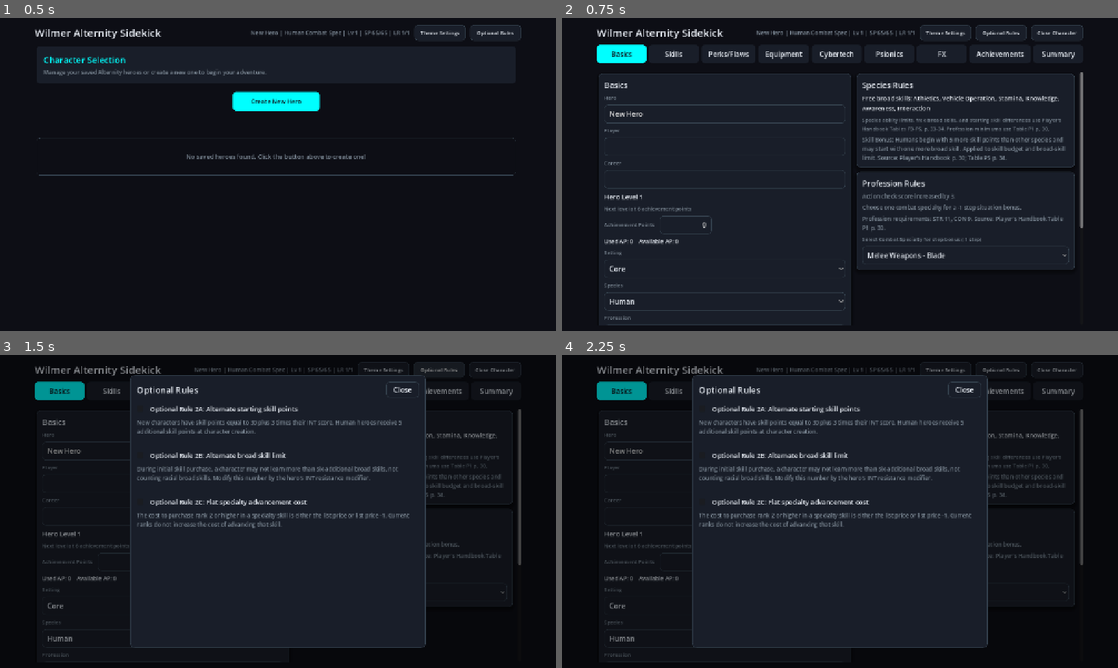
Above: before the commit, frames 1-4 (two rows, left to right).
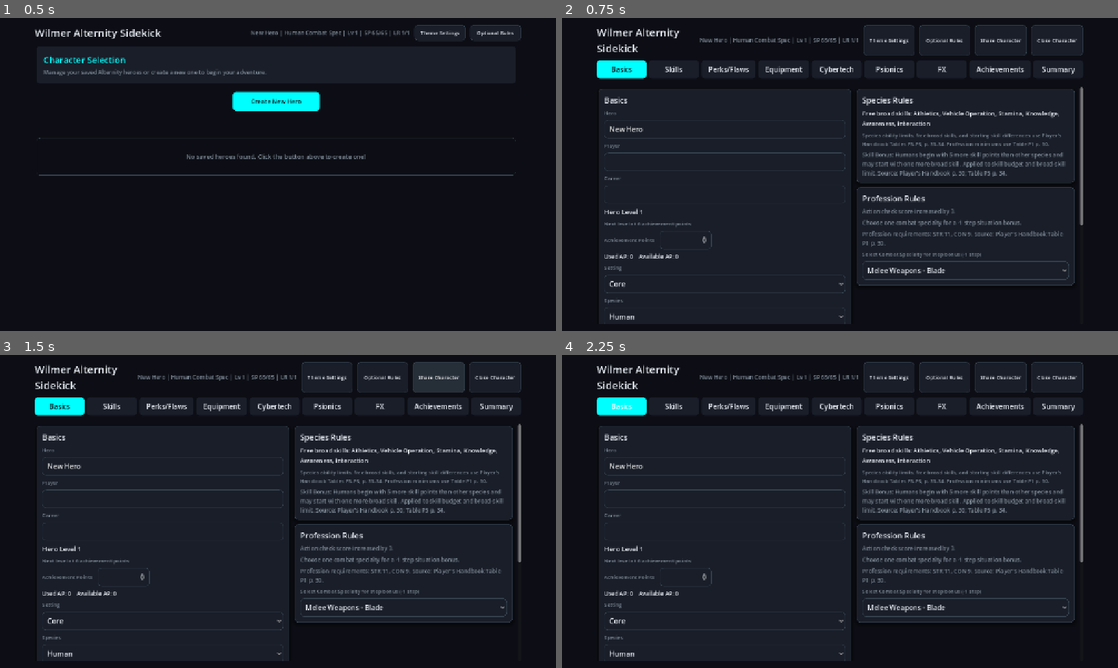
Above: after the commit, the same moments.

Repository: rigoparis/wilmer-alternity-sidekick
Game: Godot game, scene res://main.tscn
Two runs of this game, one before a commit and one after it. Both use one fixed random seed, a clock stepped at 60 frames per second and the inputs below.
Inputs (mouse positions are in pixels of both pictures, inside the frame that each line leads up to):
- Up to frame 1 (0.5 s): no input
- Up to frame 2 (0.75 s): click "Create New Hero" at 0.5 s
- Up to frame 3 (1.5 s): click (439, 376) at 1.25 s, where only the run after the commit has a clickable "Share Character"
- Up to frame 4 (2.25 s): click "Basics" at 2 s

Frame 1 is identical in both runs. In frame 2, 13% of the frame differs, in the area x 6-94%, y 2-99%; in frame 3, 15%, in the area x 6-94%, y 2-98%; in frame 4, 15%.

Commit message:
Implement unlimited perks/flaws, GM-given toggles, separator fixes, legibility fixes, and native character JSON sharing

Diff:
--- a/scripts/alternity_rules.gd
+++ b/scripts/alternity_rules.gd
@@ -1022,14 +1022,16 @@
 func perk_points_used(character: Dictionary) -> int:
 	var total := 0
 	for perk in _selected_character_options(character, "selected_perks", PERK_DEFINITIONS, "cost"):
-		total += _as_int(perk.get("cost", 0))
+		if not perk.get("gm_given", false):
+			total += _as_int(perk.get("cost", 0))
 	return total
 
 
 func flaw_skill_points_bonus(character: Dictionary) -> int:
 	var total := 0
 	for flaw in selected_flaws(character):
-		total += _as_int(flaw.get("bonus", 0))
+		if not flaw.get("gm_given", false):
+			total += _as_int(flaw.get("bonus", 0))
 	return total
 
 
@@ -1039,6 +1041,46 @@
 
 func selected_flaw_count(character: Dictionary) -> int:
 	return selected_flaws(character).size()
+
+
+func non_gm_perk_count(character: Dictionary) -> int:
+	var count := 0
+	for perk in selected_perks(character):
+		if not perk.get("granted_by_achievement", false) and not perk.get("gm_given", false):
+			count += 1
+	return count
+
+
+func non_gm_flaw_count(character: Dictionary) -> int:
+	var count := 0
+	for flaw in selected_flaws(character):
+		if not flaw.get("gm_given", false):
+			count += 1
+	return count
+
+
+func set_perk_gm_given(character: Dictionary, perk_id: String, gm_given: bool) -> void:
+	_set_character_option_gm_given(character, "selected_perks", perk_id, gm_given)
+
+
+func set_flaw_gm_given(character: Dictionary, flaw_id: String, gm_given: bool) -> void:
+	_set_character_option_gm_given(character, "selected_flaws", flaw_id, gm_given)
+
+
+func _set_character_option_gm_given(character: Dictionary, selected_key: String, option_id: String, gm_given: bool) -> void:
+	var selected: Dictionary = character.get(selected_key, {})
+	if not selected.has(option_id):
+		return
+	var raw_val = selected[option_id]
+	var value := _selected_character_option_entry_value(raw_val)
+	if gm_given:
+		selected[option_id] = {
+			"value": value,
+			"gm_given": true
+		}
+	else:
+		selected[option_id] = value
+	character[selected_key] = selected
 
 
 func skill_purchase_points_used(character: Dictionary) -> int:
@@ -1216,11 +1258,13 @@
 
 
 func _validate_perks_and_flaws(character: Dictionary, messages: Array) -> void:
-	if selected_perk_count(character) > 3:
-		messages.append("A starting hero can have no more than three perks. Source: Player's Handbook p. 103.")
-
-	if selected_flaw_count(character) > 3:
-		messages.append("A starting hero can have no more than three flaws. Source: Player's Handbook p. 107.")
+	var perks_limit_count := non_gm_perk_count(character)
+	if perks_limit_count > 3:
+		messages.append("A starting hero can have no more than three standard perks (excluding GM-given). Current: %d. Source: Player's Handbook p. 103." % perks_limit_count)
+
+	var flaws_limit_count := non_gm_flaw_count(character)
+	if flaws_limit_count > 3:
+		messages.append("A starting hero can have no more than three standard flaws (excluding GM-given). Current: %d. Source: Player's Handbook p. 107." % flaws_limit_count)
 
 
 func _validate_achievements(character: Dictionary, messages: Array) -> void:
@@ -1586,10 +1630,19 @@
 		if definition.is_empty():
 			continue
 
-		var value := _selected_character_option_entry_value(selected[key])
+		var raw_val = selected[key]
+		var value := _selected_character_option_entry_value(raw_val)
 		if not _character_option_value_allowed(definition, value_options_key, value):
 			continue
-		normalized[option_id] = value
+		if typeof(raw_val) == TYPE_DICTIONARY:
+			var entry: Dictionary = raw_val
+			var norm_entry := {}
+			norm_entry["value"] = value
+			if entry.get("gm_given", false):
+				norm_entry["gm_given"] = true
+			normalized[option_id] = norm_entry
+		else:
+			normalized[option_id] = value
 	character[selected_key] = normalized
 
 
@@ -1615,7 +1668,13 @@
 	if definition.is_empty() or value <= 0 or not _character_option_value_allowed(definition, value_options_key, value):
 		selected.erase(option_id)
 	else:
-		selected[option_id] = value
+		var existing = selected.get(option_id)
+		if typeof(existing) == TYPE_DICTIONARY:
+			var new_entry = existing.duplicate()
+			new_entry["value"] = value
+			selected[option_id] = new_entry
+		else:
+			selected[option_id] = value
 	character[selected_key] = selected
 
 
@@ -1631,7 +1690,12 @@
 			continue
 
 		var row := definition.duplicate(true)
-		row[value_key] = _as_int(selected.get(option_id, 0))
+		var raw_val = selected.get(option_id)
+		row[value_key] = _selected_character_option_entry_value(raw_val)
+		if typeof(raw_val) == TYPE_DICTIONARY:
+			row["gm_given"] = bool(raw_val.get("gm_given", false))
+		else:
+			row["gm_given"] = false
 		rows.append(row)
 	return rows
 
--- a/scripts/main.gd
+++ b/scripts/main.gd
@@ -15,6 +15,7 @@
 var active_character_file := ""
 var deleting_files: Dictionary = {}
 var close_char_button: Button
+var share_char_button: Button
 var background_rect: ColorRect
 
 
@@ -203,6 +204,13 @@
 	optional_rules_button.pressed.connect(_show_optional_rules)
 	header.add_child(optional_rules_button)
 
+	share_char_button = Button.new()
+	share_char_button.text = "Share Character"
+	share_char_button.custom_minimum_size = Vector2(120, 36)
+	share_char_button.add_theme_font_size_override("font_size", 12)
+	share_char_button.pressed.connect(_share_character)
+	header.add_child(share_char_button)
+
 	close_char_button = Button.new()
 	close_char_button.text = "Close Character"
 	close_char_button.custom_minimum_size = Vector2(120, 36)
@@ -337,13 +345,16 @@
 	if theme_btn != null:
 		theme_btn.size_flags_horizontal = Control.SIZE_EXPAND_FILL if compact else Control.SIZE_SHRINK_END
 		theme_btn.custom_minimum_size = Vector2(0 if compact else 118, 38 if compact else 36)
+	if share_char_button != null:
+		share_char_button.size_flags_horizontal = Control.SIZE_EXPAND_FILL if compact else Control.SIZE_SHRINK_END
+		share_char_button.custom_minimum_size = Vector2(0 if compact else 120, 38 if compact else 36)
 	if close_char_button != null:
 		close_char_button.size_flags_horizontal = Control.SIZE_EXPAND_FILL if compact else Control.SIZE_SHRINK_END
 		close_char_button.custom_minimum_size = Vector2(0 if compact else 120, 38 if compact else 36)
 
 
 func _reparent_header_children() -> void:
-	for node in [title_label, status_label, theme_btn, optional_rules_button, close_char_button]:
+	for node in [title_label, status_label, theme_btn, optional_rules_button, share_char_button, close_char_button]:
 		if node != null:
 			if node.get_parent() != null:
 				node.get_parent().remove_child(node)
@@ -1165,6 +1176,8 @@
 		_clear_tab_cache()
 		if tabs != null and tabs.get_parent() != null:
 			tabs.get_parent().visible = false
+		if share_char_button != null:
+			share_char_button.visible = false
 		if close_char_button != null:
 			close_char_button.visible = false
 		_set_sticky_skills_layout(false)
@@ -1184,6 +1197,8 @@
 	# State 2: Character Sheet Editor (active character loaded)
 	if tabs != null and tabs.get_parent() != null:
 		tabs.get_parent().visible = true
+	if share_char_button != null:
+		share_char_button.visible = true
 	if close_char_button != null:
 		close_char_button.visible = true
 
@@ -1788,6 +1803,8 @@
 	_add_text(title_box, String(perk.get("name", "Perk")), 15, color_text)
 	if bool(perk.get("granted_by_achievement", false)):
 		_add_text(title_box, "Granted by achievement", 12, color_accent)
+	elif bool(perk.get("gm_given", false)):
+		_add_text(title_box, "0 SP (Given by GM)", 12, color_accent)
 	else:
 		_add_text(title_box, "%d SP" % rules._as_int(perk.get("cost", 0)), 12, color_muted)
 
@@ -1801,6 +1818,16 @@
 		)
 		top_row.add_child(remove)
 
+	if not bool(perk.get("granted_by_achievement", false)):
+		var gm_checkbox := CheckBox.new()
+		gm_checkbox.text = "Given by GM"
+		gm_checkbox.button_pressed = bool(perk.get("gm_given", false))
+		gm_checkbox.toggled.connect(func(pressed):
+			rules.set_perk_gm_given(character, String(perk.get("id", "")), pressed)
+			_render()
+		)
+		row_box.add_child(gm_checkbox)
+
 	_add_text(row_box, String(perk.get("summary", "")), 13, color_text)
 	_add_text(row_box, "Source: %s" % String(perk.get("source", "")), 11, color_muted)
 
@@ -1827,7 +1854,10 @@
 	top_row.add_child(title_box)
 
 	_add_text(title_box, String(flaw.get("name", "Flaw")), 15, color_text)
-	_add_text(title_box, "+%d SP" % rules._as_int(flaw.get("bonus", 0)), 12, color_muted)
+	if bool(flaw.get("gm_given", false)):
+		_add_text(title_box, "+0 SP (Given by GM)", 12, color_accent)
+	else:
+		_add_text(title_box, "+%d SP" % rules._as_int(flaw.get("bonus", 0)), 12, color_muted)
 
 	var remove := Button.new()
 	remove.text = "Remove"
@@ -1837,6 +1867,15 @@
 		_render()
 	)
 	top_row.add_child(remove)
+
+	var gm_checkbox := CheckBox.new()
+	gm_checkbox.text = "Given by GM"
+	gm_checkbox.button_pressed = bool(flaw.get("gm_given", false))
+	gm_checkbox.toggled.connect(func(pressed):
+		rules.set_flaw_gm_given(character, String(flaw.get("id", "")), pressed)
+		_render()
+	)
+	row_box.add_child(gm_checkbox)
 
 	_add_text(row_box, String(flaw.get("summary", "")), 13, color_text)
 	_add_text(row_box, "Source: %s" % String(flaw.get("source", "")), 11, color_muted)
@@ -1911,6 +1950,8 @@
 
 func _add_perk_catalog_rows(parent: VBoxContainer, filter: String) -> int:
 	var shown := 0
+	var non_gm_count := rules.non_gm_perk_count(character)
+	var over_limit := non_gm_count >= 3
 	for perk in AlternityRules.PERK_DEFINITIONS:
 		var option: Dictionary = perk
 		if not _character_option_matches_filter(option, filter):
@@ -1921,10 +1962,7 @@
 			_add_granted_perk_row(parent, option)
 			continue
 		var selected_value := rules.perk_cost_selected(character, perk_id)
-		var can_select_new := selected_value > 0 or rules.selected_perk_count(character) < 3
 		var change_perk := func(value):
-			if value > 0 and selected_value <= 0 and rules.selected_perk_count(character) >= 3:
-				return
 			rules.set_perk_selected(character, perk_id, value)
 			_render()
 			_refresh_perk_flaw_catalog_panel()
@@ -1937,8 +1975,8 @@
 				"button_format": "Buy %d SP",
 				"selected_format": "Selected %d SP",
 				"changed": change_perk,
-				"can_select_new": can_select_new,
-				"disabled_reason": "The hero already has three perks." if not can_select_new else ""
+				"can_select_new": true,
+				"warning": "Warning: You already have 3 or more standard perks." if over_limit and selected_value <= 0 else ""
 			}
 		)
 	return shown
@@ -1946,6 +1984,8 @@
 
 func _add_flaw_catalog_rows(parent: VBoxContainer, filter: String) -> int:
 	var shown := 0
+	var non_gm_count := rules.non_gm_flaw_count(character)
+	var over_limit := non_gm_count >= 3
 	for flaw in AlternityRules.FLAW_DEFINITIONS:
 		var option: Dictionary = flaw
 		if not _character_option_matches_filter(option, filter):
@@ -1953,10 +1993,7 @@
 		shown += 1
 		var flaw_id := String(option.get("id", ""))
 		var selected_value := rules.flaw_bonus_selected(character, flaw_id)
-		var can_select_new := selected_value > 0 or rules.selected_flaw_count(character) < 3
 		var change_flaw := func(value):
-			if value > 0 and selected_value <= 0 and rules.selected_flaw_count(character) >= 3:
-				return
 			rules.set_flaw_selected(character, flaw_id, value)
 			_render()
 			_refresh_perk_flaw_catalog_panel()
@@ -1969,8 +2006,8 @@
 				"button_format": "Take +%d SP",
 				"selected_format": "Selected +%d SP",
 				"changed": change_flaw,
-				"can_select_new": can_select_new,
-				"disabled_reason": "The hero already has three flaws." if not can_select_new else ""
+				"can_select_new": true,
+				"warning": "Warning: You already have 3 or more standard flaws." if over_limit and selected_value <= 0 else ""
 			}
 		)
 	return shown
@@ -1996,6 +2033,7 @@
 	var changed: Callable = config.get("changed", Callable())
 	var can_select_new: bool = config.get("can_select_new", true)
 	var disabled_reason: String = config.get("disabled_reason", "")
+	var warning_msg: String = config.get("warning", "")
 
 	var row_box := VBoxContainer.new()
 	row_box.size_flags_horizontal = Control.SIZE_EXPAND_FILL
@@ -2048,6 +2086,8 @@
 		button.text = (selected_format % value_int) if selected_value == value_int else (button_format % value_int)
 		var selecting_new := selected_value <= 0 and value_int > 0
 		button.disabled = selected_value == value_int or (selecting_new and not can_select_new)
+		if button.disabled:
+			button.add_theme_color_override("font_disabled_color", Color(color_text.r, color_text.g, color_text.b, 0.6))
 		if selecting_new and not can_select_new:
 			button.tooltip_text = disabled_reason
 		button.size_flags_horizontal = Control.SIZE_EXPAND_FILL
@@ -2065,6 +2105,8 @@
 
 	if not can_select_new and selected_value <= 0 and not String(disabled_reason).is_empty():
 		_add_text(row_box, String(disabled_reason), 12, color_warning)
+	elif not String(warning_msg).is_empty():
+		_add_text(row_box, String(warning_msg), 12, color_warning)
 
 	_add_text(row_box, String(option.get("summary", "")), 13, color_text)
 	_add_text(row_box, "Source: %s" % String(option.get("source", "")), 11, color_muted)
@@ -5005,6 +5047,39 @@
 		save_status_label.add_theme_color_override("font_color", color_accent)
 
 
+func _share_character() -> void:
+	if character.is_empty():
+		return
+
+	var payload := character.duplicate(true)
+	payload["summary"] = rules.summary(character)
+	var json_text := JSON.stringify(payload, "\t")
+
+	if OS.get_name() == "Android":
+		var activity = null
+		if Engine.has_singleton("AndroidRuntime"):
+			activity = Engine.get_singleton("AndroidRuntime").getActivity()
+		elif Engine.has_singleton("GodotAndroid"):
+			activity = Engine.get_singleton("GodotAndroid").get_activity()
+
+		if activity != null:
+			var Intent = JavaClassWrapper.wrap("android.content.Intent")
+			var intent = Intent.Intent()
+			intent.setAction(Intent.ACTION_SEND)
+			intent.putExtra(Intent.EXTRA_TEXT, json_text)
+			intent.setType("text/plain")
+
+			var chooser = Intent.createChooser(intent, "Share Character JSON")
+			activity.startActivity(chooser)
+			return
+
+	# Fallback (Clipboard copy for Windows/other platforms)
+	DisplayServer.clipboard_set(json_text)
+	if is_instance_valid(save_status_label):
+		save_status_label.text = "Character JSON copied to clipboard!"
+		save_status_label.add_theme_color_override("font_color", color_accent)
+
+
 func _close_character() -> void:
 	if not active_character_file.is_empty():
 		_save_character()
